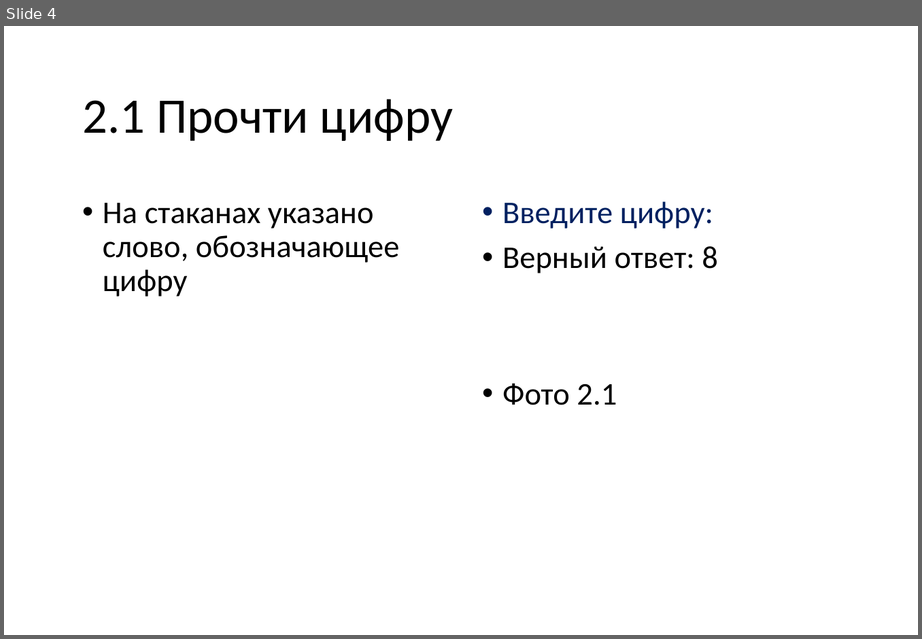
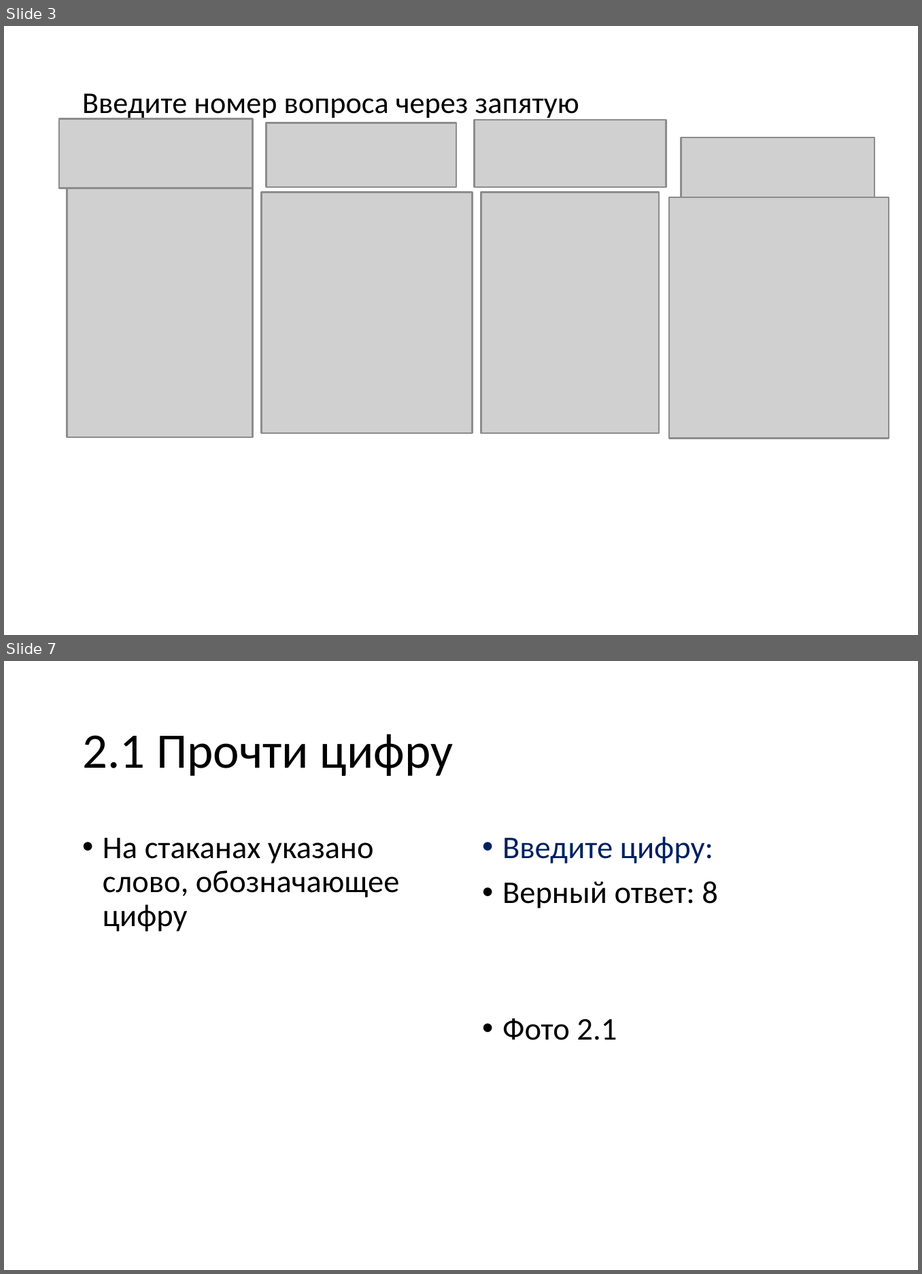
Before and after one commit to vvaassiihhaa/masha, a slide deck: КВЕСТ/Kvest 2706.pptx. Shown one above the other, each under a label of ours: slide 4 before the commit, slides 3 and 7 after it; the slides between them are not shown. The pictures are 922x639 and 922x1274 pixels, drawn with LibreOffice and Linux fonts; fonts in the diff are those of the drawing; grey boxes stand for pictures. Boxes give left, top, right and bottom in pixels: in the first picture for what was removed or moved away, otherwise in the second. Text is boxed around its words. In the diff, an @@ line names an element or a change of style, - is before the commit and + after.

```diff
--- a/КВЕСТ/Kvest 2706.pptx
+++ b/КВЕСТ/Kvest 2706.pptx
@@ slide 3 added at [4,26,918,635], background #FFFFFF @@
@@ title added at [82,93,579,121], 14 pt, text #000000 @@
+Введите номер вопроса через запятую
@@ picture added at [60,118,253,189] @@
@@ picture added at [265,123,456,189] @@
@@ picture added at [474,121,666,189] @@
@@ picture added at [680,138,873,197] @@
@@ picture added at [67,189,253,437] @@
@@ picture added at [261,191,471,433] @@
@@ picture added at [480,191,658,433] @@
@@ picture added at [669,197,889,439] @@
@@ what was slide 4 is now slide 7 @@
```
Also in this commit, not shown: 10 slides changed, 10 other slides added, 1 slide removed.
